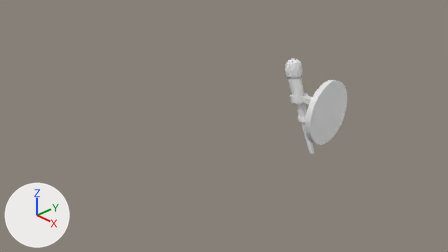
One commit to the Blender file blender files/Torch_try_1.blend: the scene before it, then after it.
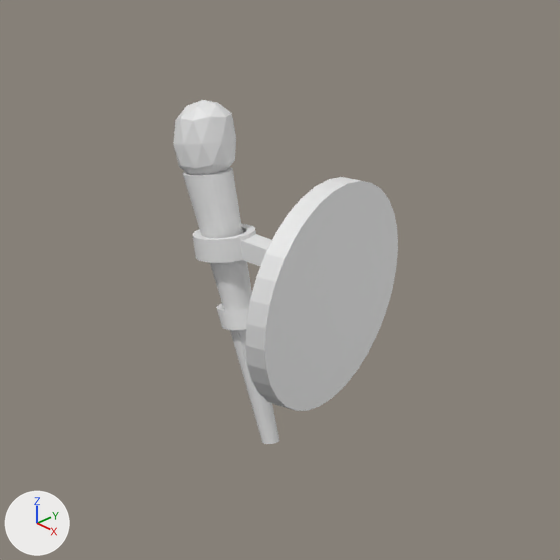
There are two pictures of each version: one from the file's camera 'Camera', one close up on the part from 53% to 88% of the width and 12% to 74% of the height. Arrows for +X, +Y and +Z are at lower left; the lights stay in place. Materials are left out; every surface is plain grey.
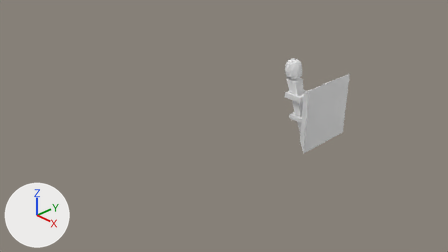
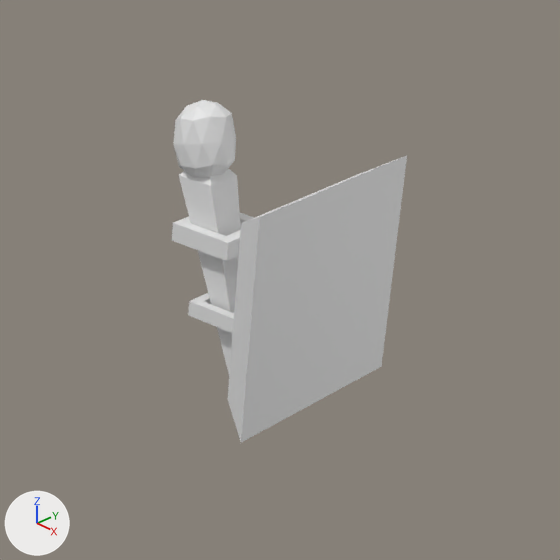
What changed in the scene script:
```text
Change me_cylinder:
    used by ob_cylinder; location = (1.206, 1.635, 0.892); rotation_euler = (4.689, -0.722, 1.639), in degrees (269, -41, 94)
    remove me_cylinder.from_pydata(...)  # 540 vertices, 481 faces; spans x -0.78..0.75, y -0.76..0.86, z -0.89..0.32
    add me_cylinder.from_pydata(...)  # 112 vertices, 141 faces; spans x -1.03..0.99, y -1.03..0.99, z -0.9..0.32
    me_cylinder part 1: the loose piece of 128 vertices spanning x -0.1..0.28, y -0.27..0.1, z -0.29..0.12 is rebuilt with 16 vertices and now spans x -0.06..0.37, y -0.29..0.1, z -0.26..0.2
    me_cylinder part 2: the loose piece of 96 vertices spanning x -0.72..0.71, y -0.72..0.71, z -0.89..-0.67 is rebuilt with 8 vertices and now spans x -1.03..0.99, y -1.03..0.99, z -0.9..-0.58
    me_cylinder part 3
    255 vertices are removed from x -0.78..0.5, y -0.51..0.86, z -0.59..0.24
    226 faces are deleted
    27 vertices are added at x -0.6..0.48, y -0.45..0.59, z -0.37..0.23
    26 new faces join them
```

Location of each change, [x1, y1, x2, y2] in pixels of the close-ups (560 x 560 px):
'Cylinder', reshaped: before [173, 100, 398, 444]; after [172, 100, 407, 442]
part 1 of me_cylinder, rebuilt: before [193, 224, 256, 263]; after [172, 213, 254, 261]
part 2 of me_cylinder, rebuilt (18% wider, 22% taller): before [245, 177, 398, 411]; after [227, 156, 407, 442]
part 3 of me_cylinder, cut back: before [183, 167, 279, 444]; after [179, 169, 241, 374]
